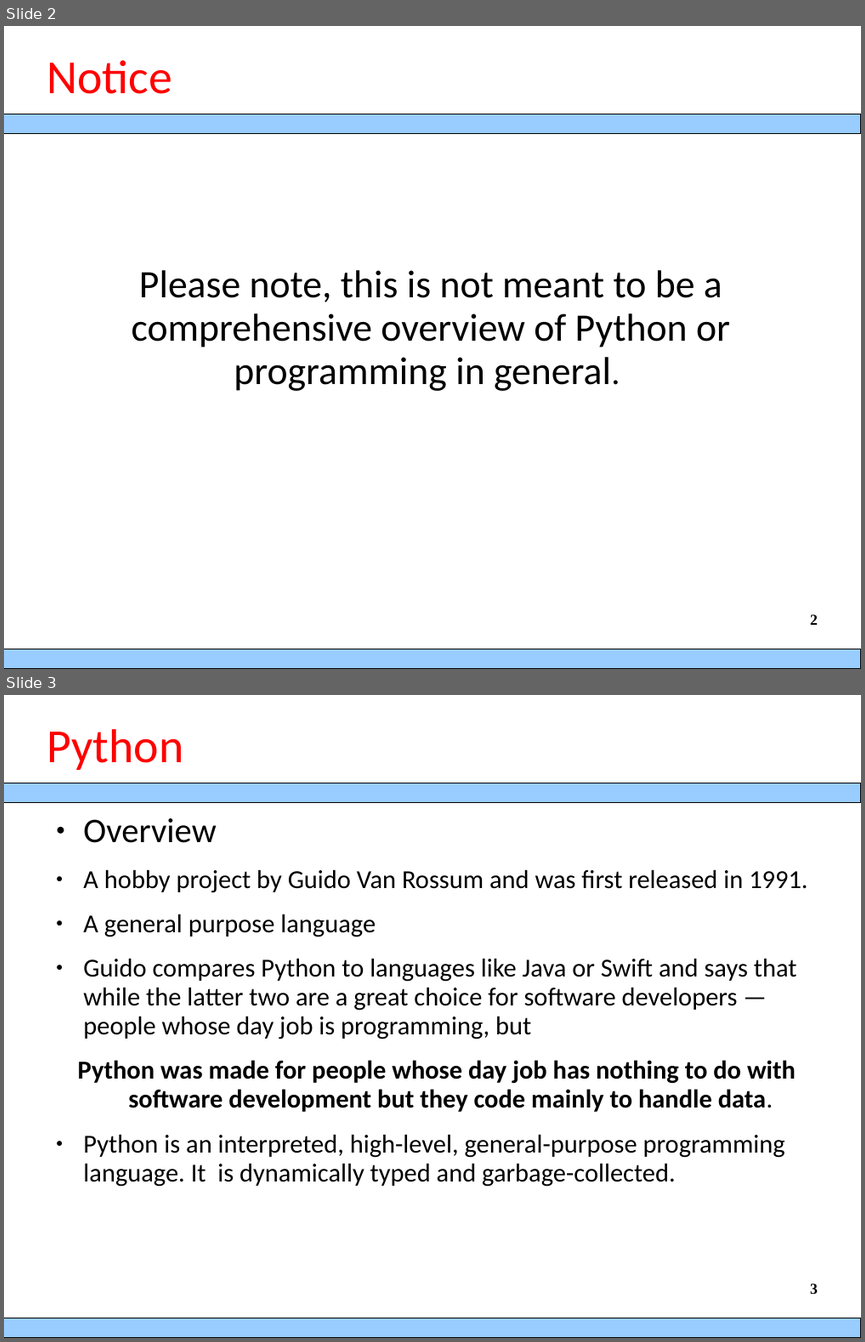
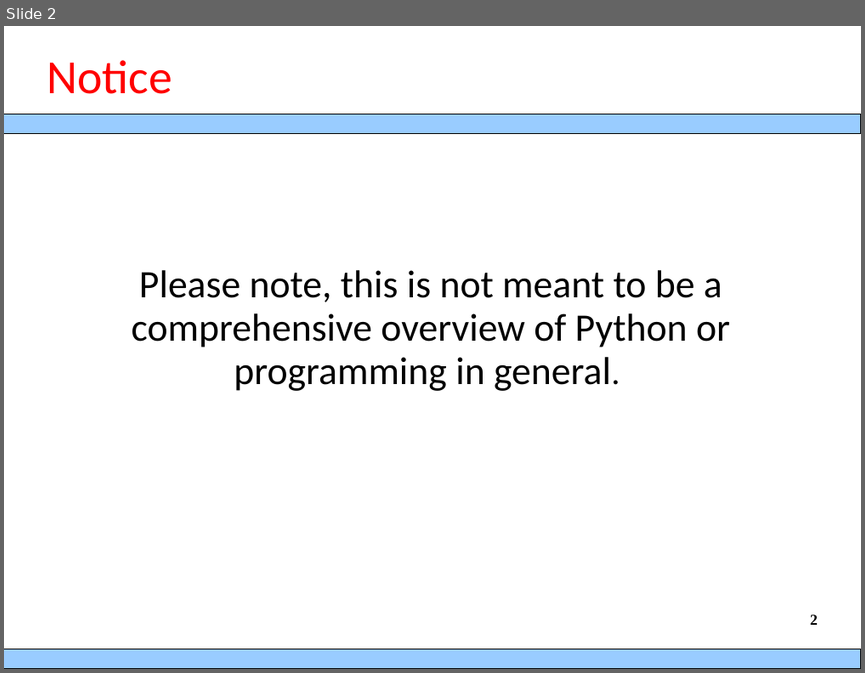
Before and after one commit to berradais/DNA-2021-2022, a slide deck: 2-Python_Basis/00.Python overview.ppt. Shown one above the other, each under a label of ours: slides 2 and 3 before the commit, slide 2 after it. The pictures are 865x1342 and 865x673 pixels, drawn with LibreOffice and Linux fonts; fonts in the diff are those of the drawing; background and template pictures are left out. Boxes give left, top, right and bottom in pixels: in the first picture for what was removed or moved away, otherwise in the second. Text is boxed around its words. In the diff, an @@ line names an element or a change of style, - is before the commit and + after.

Commit message:
update python basis

```diff
--- a/2-Python_Basis/00.Python overview.ppt
+++ b/2-Python_Basis/00.Python overview.ppt
@@ slide 3 removed at (x1=4, y1=695, x2=861, y2=1338), background picture (left out) @@
@@ title removed at (x1=46, y1=729, x2=183, y2=770) @@
-Python
@@ rectangle removed at (x1=4, y1=783, x2=861, y2=803) @@
@@ text removed at (x1=78, y1=818, x2=807, y2=1186) @@
-● Overview
-● A hobby project by Guido Van Rossum and was first released in 1991.
-● A general purpose language
-● Guido compares Python to languages like Java or Swift and says that while the latter two are a great choice for software developers — people whose day job is programming, but
-Python was made for people whose day job has nothing to do with software development but they code mainly to handle data.
-● Python is an interpreted, high-level, general-purpose programming language. It is dynamically typed and garbage-collected.
@@ page number removed at (x1=810, y1=1283, x2=817, y2=1293) @@
-3
@@ rectangle removed at (x1=4, y1=1318, x2=861, y2=1338) @@
```
Also in this commit, not shown: 5 slides changed, 2 other slides removed, 4 other files.
